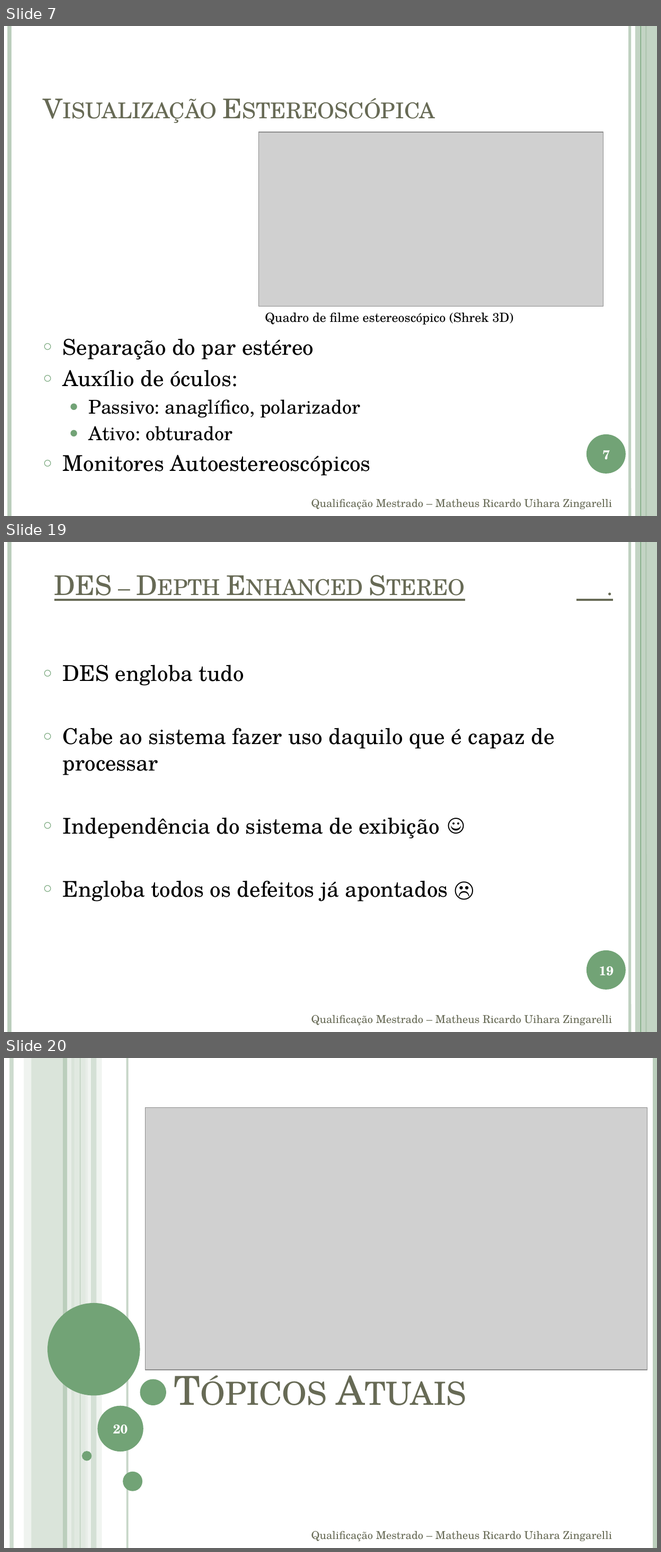
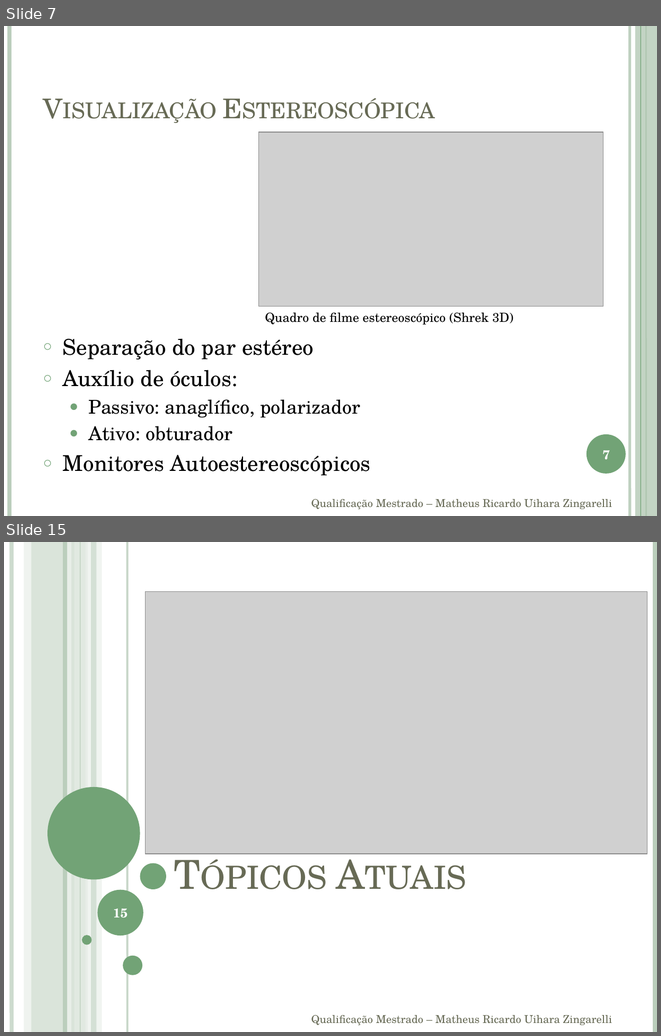
Before and after one commit to andrecurvello/tests-zingarelli, a slide deck: 1-Meus-Artigos/Qualificacao/apresentação.pptx. Shown one above the other, each under a label of ours: slides 7, 19 and 20 before the commit, slides 7 and 15 after it; the slides between them are not shown. The pictures are 661x1552 and 661x1036 pixels, drawn with LibreOffice and Linux fonts; fonts in the diff are those of the drawing; grey boxes stand for pictures. Boxes give left, top, right and bottom in pixels: in the first picture for what was removed or moved away, otherwise in the second. Text is boxed around its words. In the diff, an @@ line names an element or a change of style, - is before the commit and + after.

Commit message:
Mestrado - apresentação da quali  - conteúdo de visualização estereoscópica e início do conteúdo de codificação
- Adição de pdf de curso sobre latex

```diff
--- a/1-Meus-Artigos/Qualificacao/apresentação.pptx
+++ b/1-Meus-Artigos/Qualificacao/apresentação.pptx
@@ slide 19 removed at bbox=[4, 542, 657, 1032], background #FFFFFF; not listed: 6 template elements that a slide beside it also shows @@
@@ text removed at bbox=[54, 575, 112, 601] @@
-DES – Depth Enhanced Stereo .
@@ text removed at bbox=[63, 664, 555, 901] @@
-○ DES engloba tudo
-○ Cabe ao sistema fazer uso daquilo que é capaz de processar
-○ Independência do sistema de exibição ☺
-○ Engloba todos os defeitos já apontados ☹
@@ page number removed at bbox=[599, 966, 614, 976] @@
-19
@@ text removed at bbox=[311, 1015, 612, 1025] @@
-Qualificação Mestrado – Matheus Ricardo Uihara Zingarelli
@@ what was slide 20 is now slide 15 @@
@@ page number at bbox=[113, 908, 128, 918]: text changed @@
-20
+15
```
Also in this commit, not shown: 5 slides changed, 2 slides added, 6 other slides removed, 1 other file.
